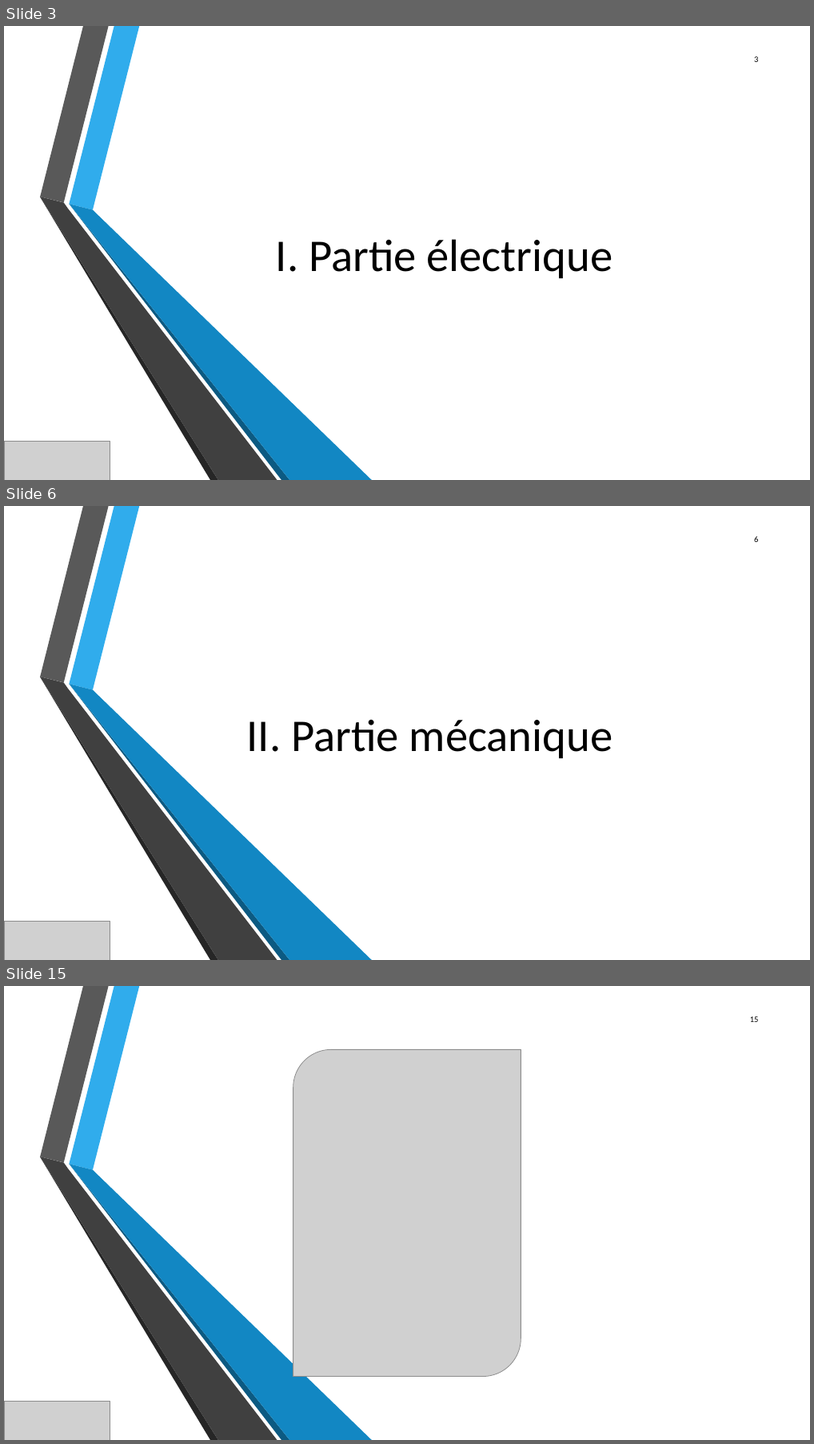
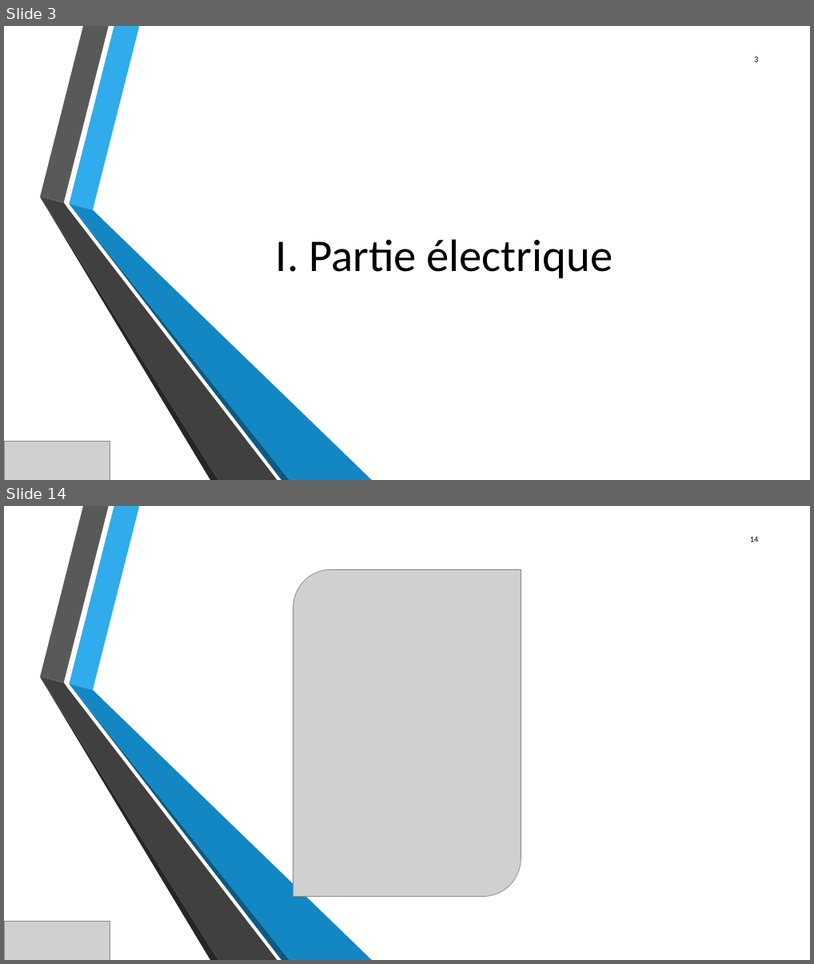
Before and after one commit to JeanSOUDIER/Bas-Niveau, a slide deck: Projet électif.pptx. Shown one above the other, each under a label of ours: slides 3, 6 and 15 before the commit, slides 3 and 14 after it; the slides between them are not shown. The pictures are 814x1444 and 814x964 pixels, drawn with LibreOffice and Linux fonts; fonts in the diff are those of the drawing; grey boxes stand for pictures; background and template pictures are left out. Boxes give left, top, right and bottom in pixels: in the first picture for what was removed or moved away, otherwise in the second. Text is boxed around its words. In the diff, an @@ line names an element or a change of style, - is before the commit and + after.

```diff
--- a/Projet électif.pptx
+++ b/Projet électif.pptx
@@ slide 6 removed at (4,506,810,960), background picture (left out); not listed: 6 template elements that a slide beside it also shows @@
@@ page number removed at (754,536,758,542) @@
-6
@@ title removed at (247,720,614,758) @@
-II. Partie mécanique
@@ picture removed at (4,921,110,960) @@
@@ what was slide 15 is now slide 14 @@
@@ page number at (750,536,759,542): text changed @@
-15
+14
```
Also in this commit, not shown: 6 slides changed, 5 slides added, 5 other slides removed.
